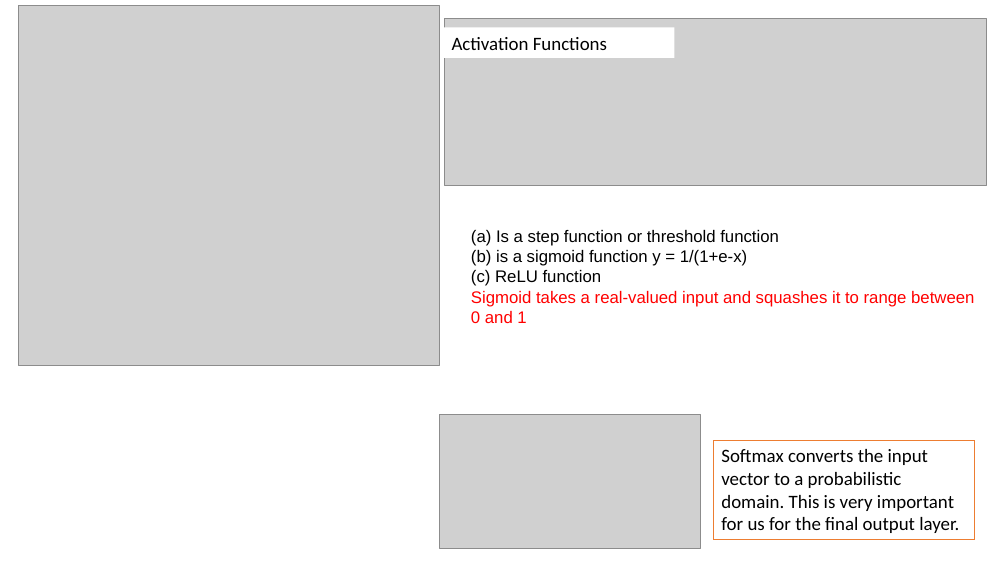
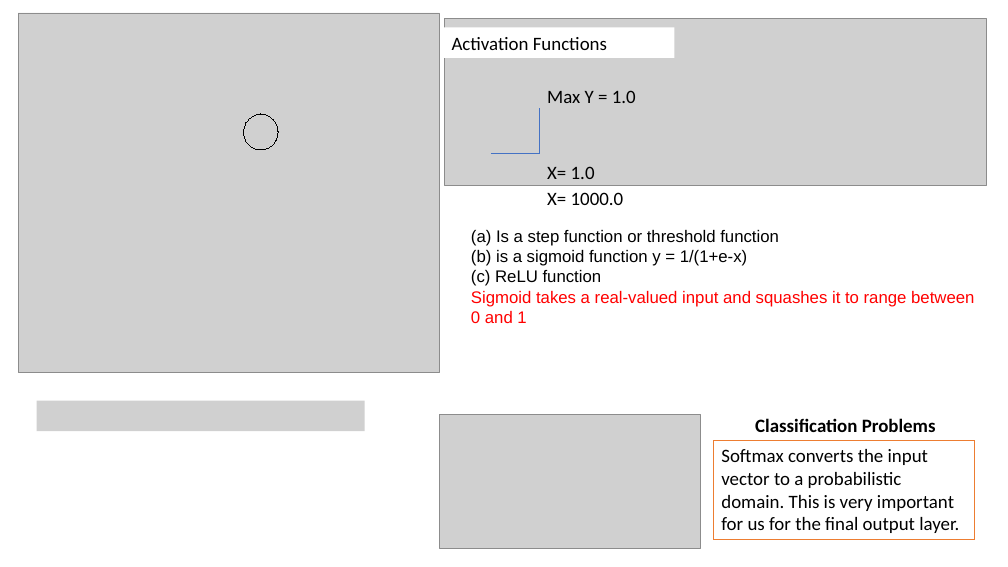
Before and after one commit to dia1128/AIandDataScienceWorkshopwithPython, a slide deck: slide 7 of Week10/Day1/1 - Intro to Deep Learning.pptx. Drawn at 1008x567 pixels with LibreOffice and Linux fonts; fonts in the diff are those of the drawing; grey boxes stand for pictures. Boxes give left, top, right and bottom in pixels: in the first picture for what was removed or moved away, otherwise in the second. Text is boxed around its words. In the diff, an @@ line names an element or a change of style, - is before the commit and + after.

```diff
--- a/Week10/Day1/1 - Intro to Deep Learning.pptx
+++ b/Week10/Day1/1 - Intro to Deep Learning.pptx
@@ picture: place and size @@
-picture at bbox=[18, 6, 439, 366]
+picture at bbox=[18, 13, 439, 373]
@@ picture added at bbox=[243, 114, 278, 150] @@
@@ line added from (540, 108) to (540, 154), #4472C4 0.5 pt @@
@@ text added at bbox=[547, 90, 636, 103], 18 pt, text #000000 @@
+Max Y = 1.0
@@ line added from (491, 154) to (540, 154), #4472C4 0.5 pt @@
@@ text added at bbox=[547, 166, 595, 179], 18 pt, text #000000 @@
+X= 1.0
@@ text added at bbox=[547, 192, 624, 205], 18 pt, text #000000 @@
+X= 1000.0
@@ picture added at bbox=[36, 401, 364, 431] @@
@@ text added at bbox=[755, 418, 936, 432], 18 pt, text #000000, bold @@
+Classification Problems
```
Also in this commit, not shown: 1 other slide changed, 1 slide added, 11 other files.
